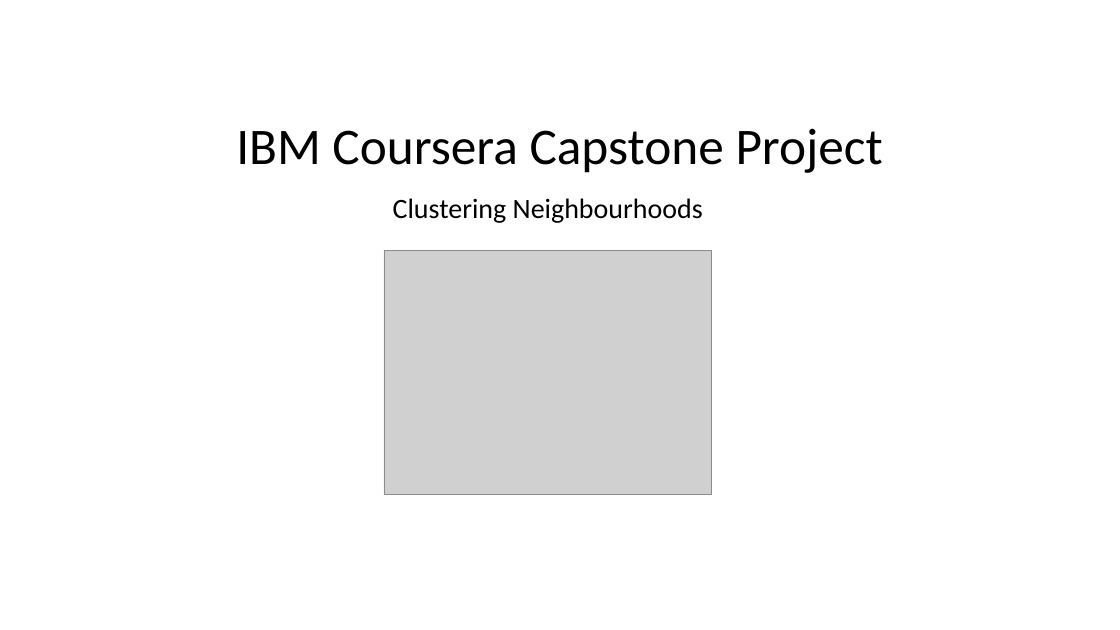
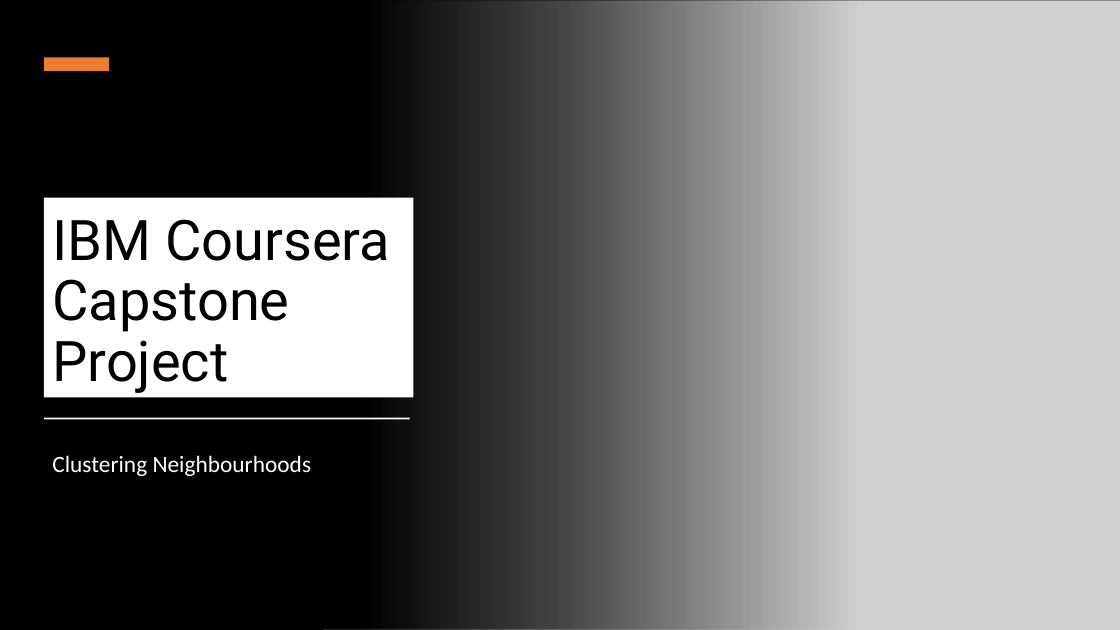
Before and after one commit to normannexo/Coursera_Capstone, a slide deck: slide 1 of capstone_project-PRESENTATION.pptx. Drawn at 1120x630 pixels with LibreOffice and Linux fonts; fonts in the diff are those of the drawing; grey boxes stand for pictures. Boxes give left, top, right and bottom in pixels: in the first picture for what was removed or moved away, otherwise in the second. Text is boxed around its words. In the diff, an @@ line names an element or a change of style, - is before the commit and + after.

```diff
--- a/capstone_project-PRESENTATION.pptx
+++ b/capstone_project-PRESENTATION.pptx
@@ background #FFFFFF to #000000 @@
@@ rectangle added at bbox=[0, 0, 858, 630], fill gradient #000000 @@
@@ picture: place and size @@
-picture at bbox=[384, 250, 712, 495]
+picture at bbox=[323, 0, 1120, 630]
@@ rectangle added at bbox=[44, 58, 109, 71], fill #ED7D31 @@
@@ title "IBM Coursera Capstone Project": place and size @@
-title "IBM Coursera Capstone Project" at bbox=[236, 128, 883, 173]
+title "IBM Coursera Capstone Project" at bbox=[44, 197, 413, 397]
@@ title "IBM Coursera Capstone Project" at bbox=[44, 197, 413, 397]: size 44 to 48 pt, font Calibri to Roboto; alignment centre to left; fill none to #FFFFFF @@
@@ rectangle added at bbox=[45, 418, 410, 419], fill #FFFFFF @@
@@ subtitle "Clustering Neighbourhoods": place and size @@
-subtitle "Clustering Neighbourhoods" at bbox=[393, 198, 703, 223]
+subtitle "Clustering Neighbourhoods" at bbox=[52, 455, 312, 476]
@@ subtitle "Clustering Neighbourhoods" at bbox=[52, 455, 312, 476]: size 24 to 20 pt, text colour #000000 to #FFFFFF; alignment centre to left @@
```
Also in this commit, not shown: 6 slides added, 1 slide removed, 5 other files.
